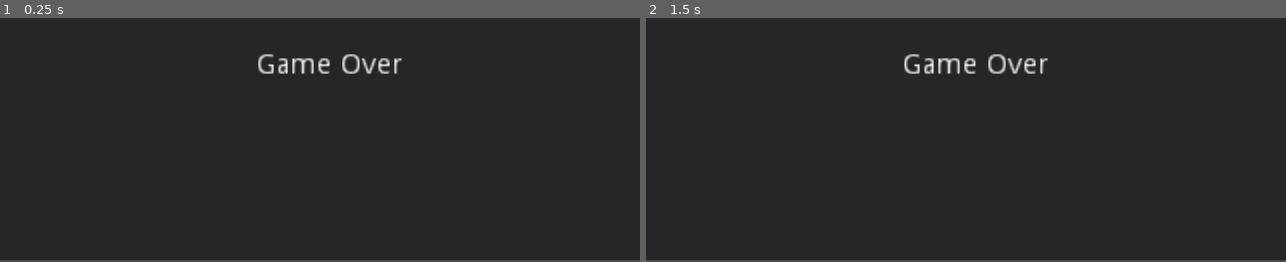
Above: before the commit, frames 1-2 (left to right).
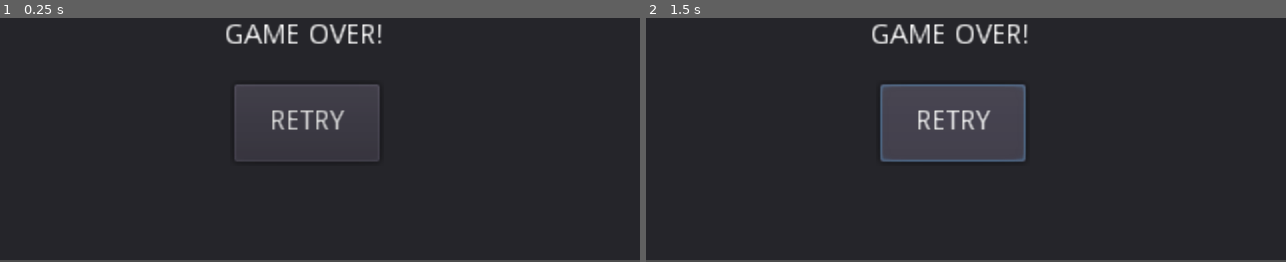
Above: after the commit, the same moments.

Repository: jalvarez2016/GMTK2022
Game: Godot game, scene res://WorldStuff/GameOver.tscn
Two runs of this game, one before a commit and one after it. Both use one fixed random seed, a clock stepped at 60 frames per second and the inputs below. This scene is started directly instead of the project's main scene.
Inputs (mouse positions are in pixels of both pictures, inside the frame that each line leads up to):
- Up to frame 1 (0.25 s): no input
- Up to frame 2 (1.5 s): click (953, 122) at 0.5 s, where only the run after the commit has a clickable "RETRY"; click (953, 122) at 1.25 s, where only the run after the commit has a clickable "RETRY"

The runs differ from the first frame. In frame 1, 6.3% of the frame differs, in the area x 35-63%, y 2-59%; in frame 2, 9.1%, in the area x 35-63%, y 2-60%.

Commit message:
Added Retry Button in Game Over

Diff:
--- a/WorldStuff/GameOver.tscn
+++ b/WorldStuff/GameOver.tscn
@@ -18,8 +18,16 @@
 
 
 
+							GAME OVER!"
 
-								Game Over"
+[node name="Button" type="Button" parent="Panel/RichTextLabel"]
+anchor_right = 0.037
+anchor_bottom = 0.111
+margin_left = 117.0
+margin_top = 91.0
+margin_right = 178.16
+margin_bottom = 110.02
+text = "RETRY"
 
 [node name="AudioStreamPlayer" type="AudioStreamPlayer" parent="."]
 stream = ExtResource( 1 )
